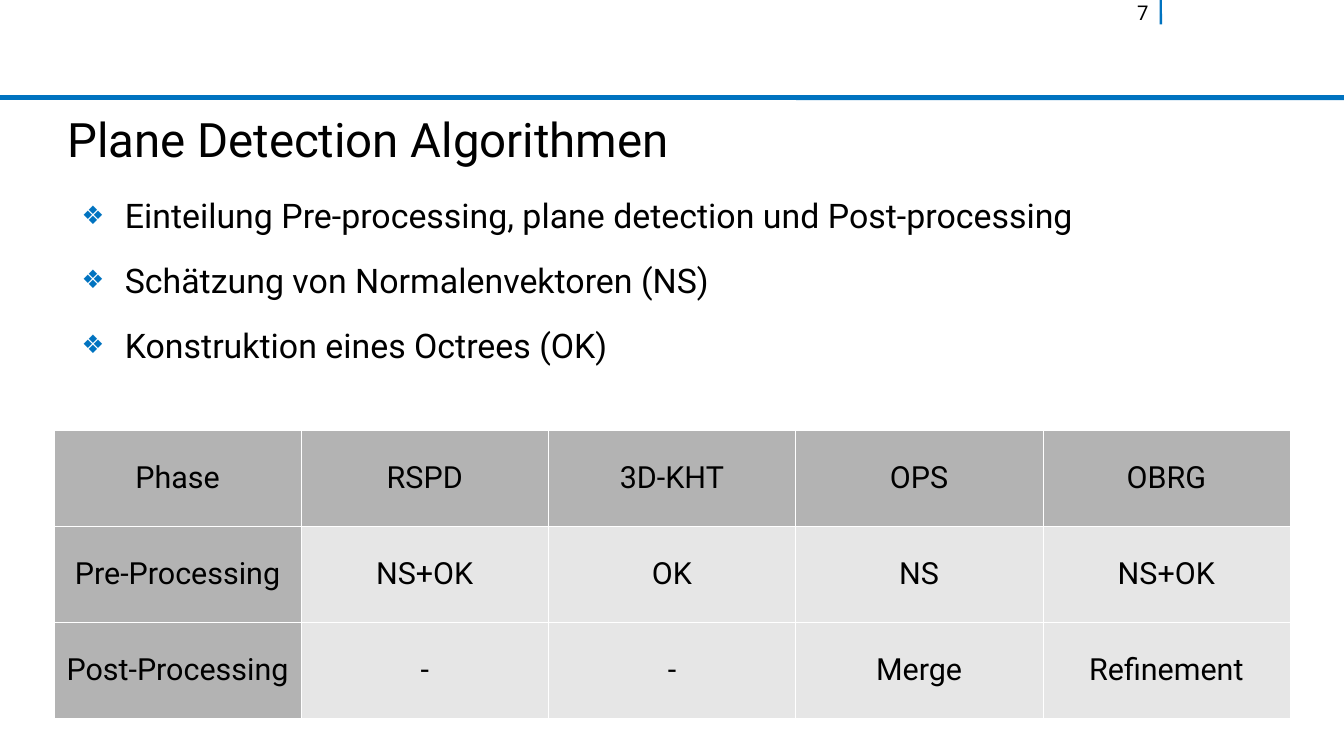
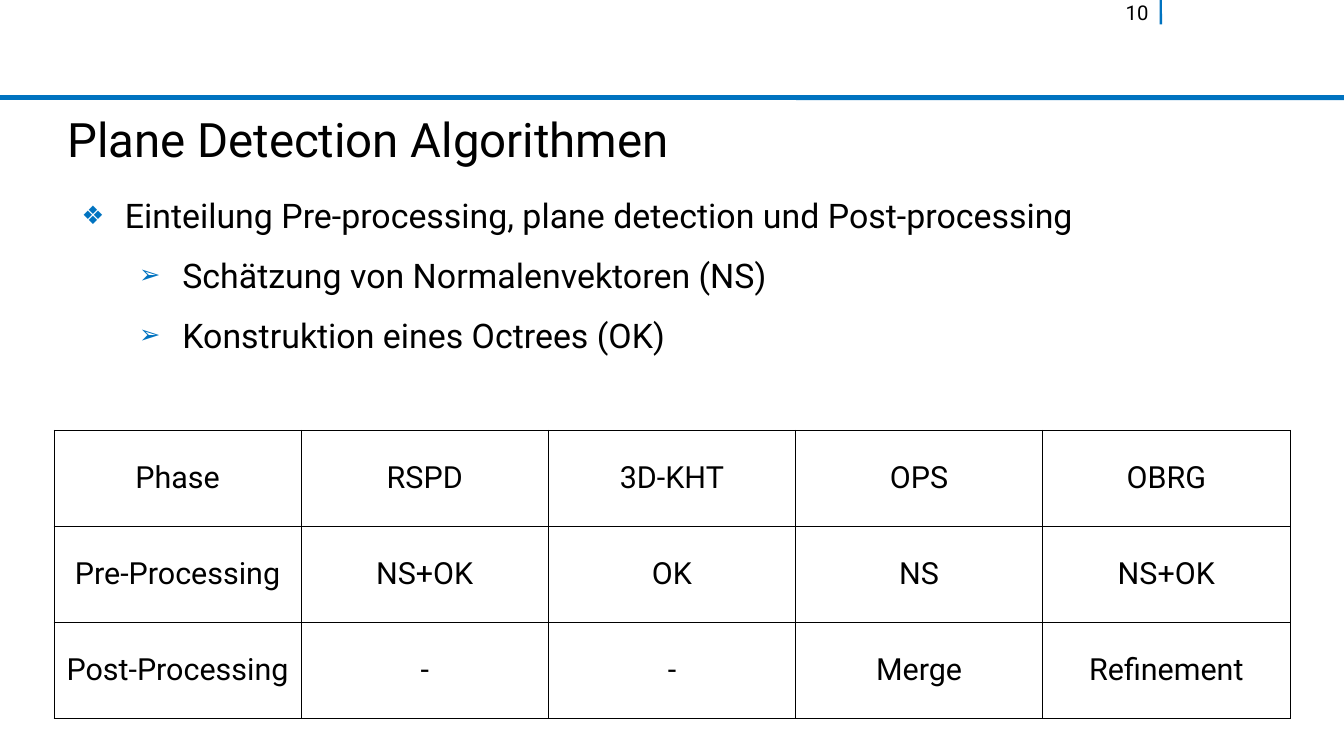
Before and after one commit to rocketman123456/Comparison-of-Real-Time-Plane-Detection-Algorithms, a slide deck: slide 10 of fin-prasentationsvorlage-libreoffice.odp (slide 7 before the commit). Drawn at 1344x756 pixels with LibreOffice and Linux fonts; fonts in the diff are those of the drawing; background and template pictures are left out. Boxes give left, top, right and bottom in pixels: in the first picture for what was removed or moved away, otherwise in the second. Text is boxed around its words. In the diff, an @@ line names an element or a change of style, - is before the commit and + after.

```diff
--- a/fin-prasentationsvorlage-libreoffice.odp
+++ b/fin-prasentationsvorlage-libreoffice.odp
@@ page number at (x1=1126, y1=5, x2=1149, y2=21): text changed @@
-7
+10
@@ text at (x1=182, y1=261, x2=767, y2=356): bullet ❖ to ➢; list level 1 to 2 in "Schätzung von Normalenvektoren (NS)"; list level 1 to 2 in "Konstruktion eines Octrees (OK)" @@
@@ table at (x1=54, y1=431, x2=1292, y2=718) @@
@@ fill #B3B3B3 to none in 7 cells @@
@@ fill #E6E6E6 to none in 8 cells @@
@@ borders changed @@
```
Also in this commit, not shown: 11 other slides changed, 5 slides added, 1 slide removed.
